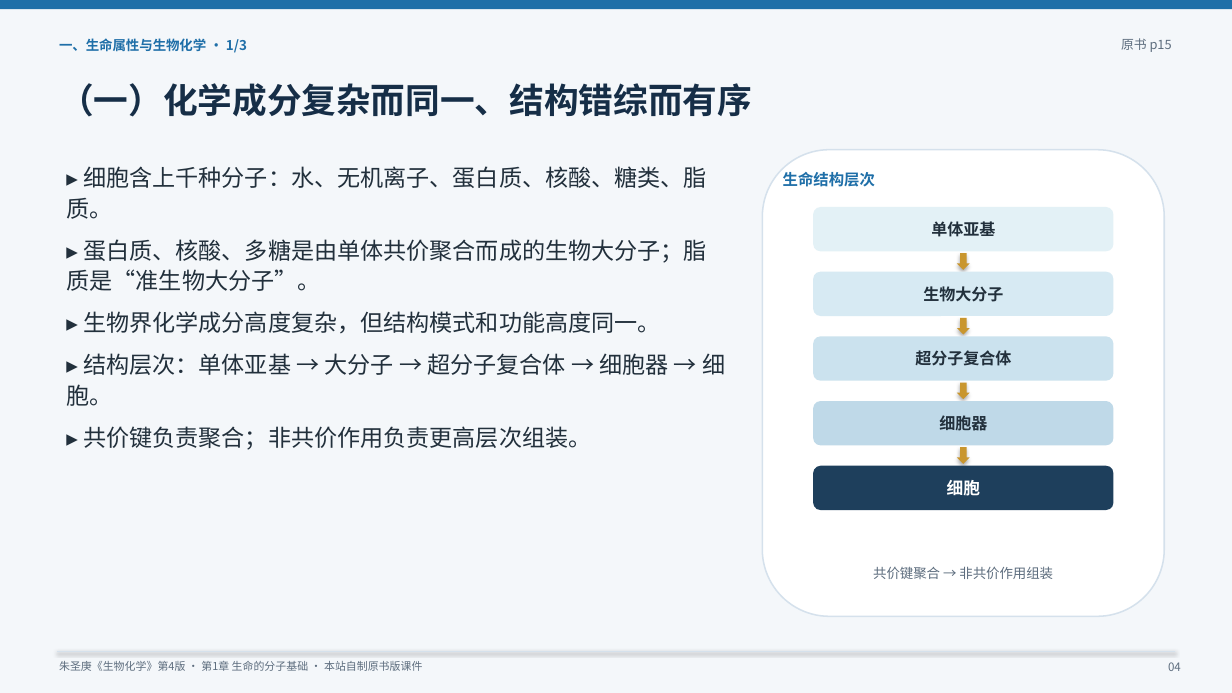
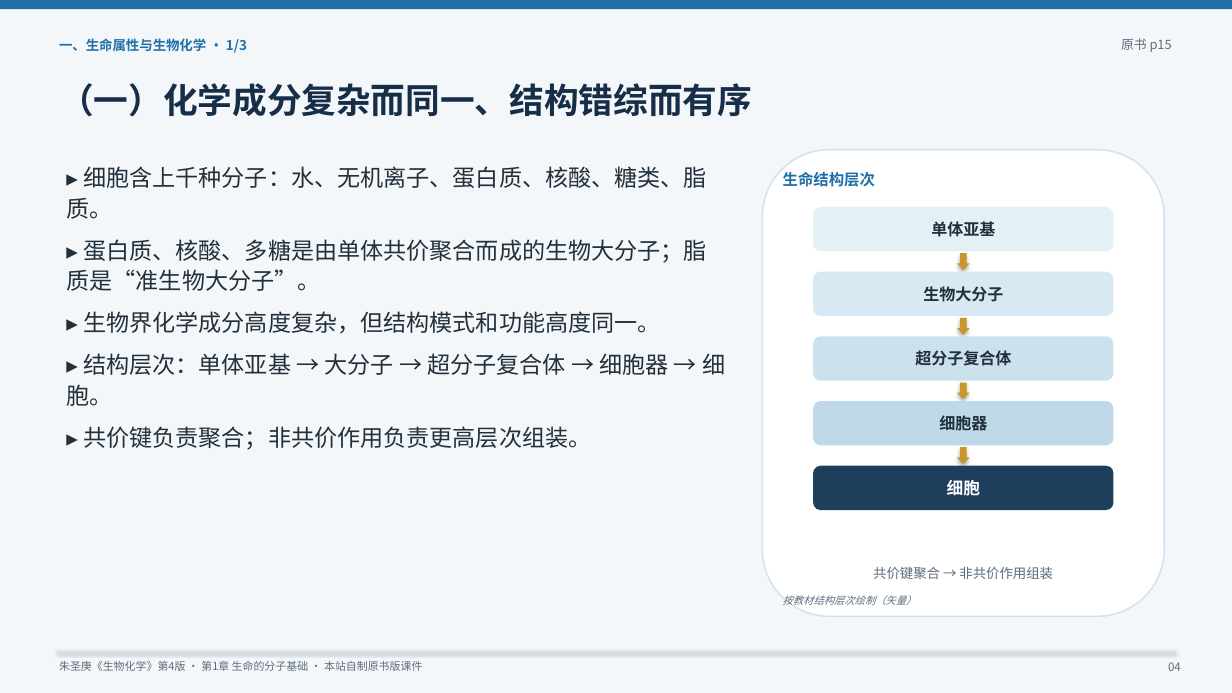
Before and after one commit to newkan-li/Biochemistry, a slide deck: slide 4 of downloads/bc01-original-style.pptx. Drawn at 1232x693 pixels with LibreOffice and Linux fonts; fonts in the diff are those of the drawing. Boxes give left, top, right and bottom in pixels: in the first picture for what was removed or moved away, otherwise in the second. Text is boxed around its words. In the diff, an @@ line names an element or a change of style, - is before the commit and + after.

```diff
--- a/downloads/bc01-original-style.pptx
+++ b/downloads/bc01-original-style.pptx
@@ text added at (x1=783, y1=595, x2=917, y2=608), 8 pt, text #5D6D7E, italic @@
+按教材结构层次绘制（矢量）
```
Also in this commit, not shown: 14 other slides changed, 55 other files.
